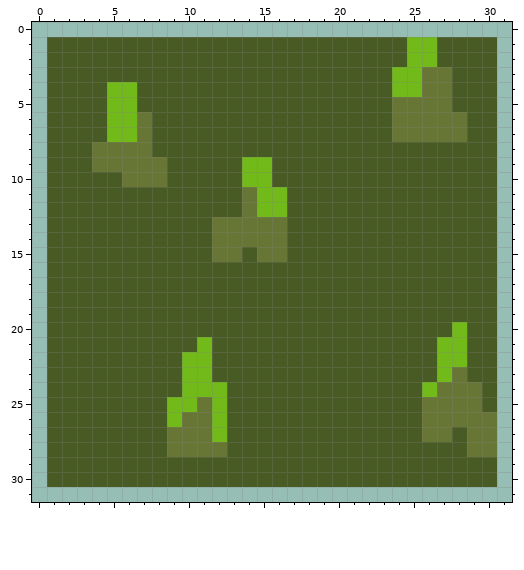
File history of a pixel-art sprite, Assets/Terrain/Garden.png. The picture above is the old version.
The file is 32x32 pixels.
The same view after the edit:
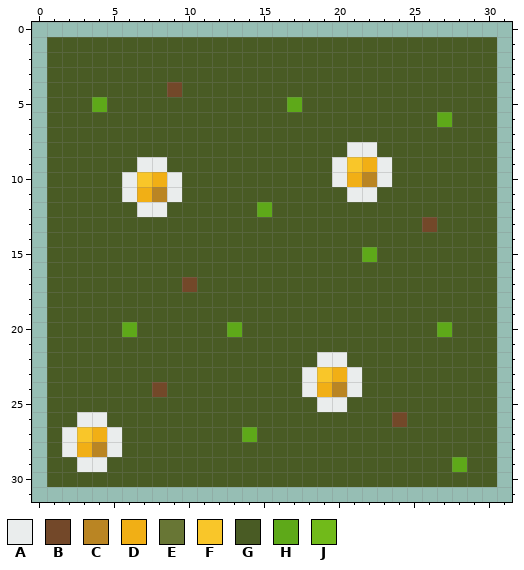
Palette (. is transparent): A #eaeded  B #734829  C #ba8523  D #f1af15  E #687635  F #f9c629  G #495b24  H #5ea919  J #71ba1a
Diff:
@@ x 0..31 @@
  0 ................................
- 1 .GGGGGGGGGGGGGGGGGGGGGGGGJJGGGG.
- 2 .GGGGGGGGGGGGGGGGGGGGGGGGJJGGGG.
- 3 .GGGGGGGGGGGGGGGGGGGGGGGJJEEGGG.
- 4 .GGGGJJGGGGGGGGGGGGGGGGGJJEEGGG.
- 5 .GGGGJJGGGGGGGGGGGGGGGGGEEEEGGG.
- 6 .GGGGJJEGGGGGGGGGGGGGGGGEEEEEGG.
- 7 .GGGGJJEGGGGGGGGGGGGGGGGEEEEEGG.
- 8 .GGGEEEEGGGGGGGGGGGGGGGGGGGGGGG.
- 9 .GGGEEEEEGGGGGJJGGGGGGGGGGGGGGG.
-10 .GGGGGEEEGGGGGJJGGGGGGGGGGGGGGG.
-11 .GGGGGGGGGGGGGEJJGGGGGGGGGGGGGG.
-12 .GGGGGGGGGGGGGEJJGGGGGGGGGGGGGG.
-13 .GGGGGGGGGGGEEEEEGGGGGGGGGGGGGG.
-14 .GGGGGGGGGGGEEEEEGGGGGGGGGGGGGG.
-15 .GGGGGGGGGGGEEGEEGGGGGGGGGGGGGG.
+ 1 .GGGGGGGGGGGGGGGGGGGGGGGGGGGGGG.
+ 2 .GGGGGGGGGGGGGGGGGGGGGGGGGGGGGG.
+ 3 .GGGGGGGGGGGGGGGGGGGGGGGGGGGGGG.
+ 4 .GGGGGGGGBGGGGGGGGGGGGGGGGGGGGG.
+ 5 .GGGHGGGGGGGGGGGGHGGGGGGGGGGGGG.
+ 6 .GGGGGGGGGGGGGGGGGGGGGGGGGGHGGG.
+ 7 .GGGGGGGGGGGGGGGGGGGGGGGGGGGGGG.
+ 8 .GGGGGGGGGGGGGGGGGGGGAAGGGGGGGG.
+ 9 .GGGGGGAAGGGGGGGGGGGAFDAGGGGGGG.
+10 .GGGGGAFDAGGGGGGGGGGADCAGGGGGGG.
+11 .GGGGGADCAGGGGGGGGGGGAAGGGGGGGG.
+12 .GGGGGGAAGGGGGGHGGGGGGGGGGGGGGG.
+13 .GGGGGGGGGGGGGGGGGGGGGGGGGBGGGG.
+14 .GGGGGGGGGGGGGGGGGGGGGGGGGGGGGG.
+15 .GGGGGGGGGGGGGGGGGGGGGHGGGGGGGG.
 16 .GGGGGGGGGGGGGGGGGGGGGGGGGGGGGG.
-17 .GGGGGGGGGGGGGGGGGGGGGGGGGGGGGG.
+17 .GGGGGGGGGBGGGGGGGGGGGGGGGGGGGG.
 18 .GGGGGGGGGGGGGGGGGGGGGGGGGGGGGG.
 19 .GGGGGGGGGGGGGGGGGGGGGGGGGGGGGG.
-20 .GGGGGGGGGGGGGGGGGGGGGGGGGGGJGG.
-21 .GGGGGGGGGGJGGGGGGGGGGGGGGGJJGG.
-22 .GGGGGGGGGJJGGGGGGGGGGGGGGGJJGG.
-23 .GGGGGGGGGJJGGGGGGGGGGGGGGGJEGG.
-24 .GGGGGGGGGJJJGGGGGGGGGGGGGJEEEG.
-25 .GGGGGGGGJJEJGGGGGGGGGGGGGEEEEG.
-26 .GGGGGGGGJEEJGGGGGGGGGGGGGEEEEE.
-27 .GGGGGGGGEEEJGGGGGGGGGGGGGEEGEE.
-28 .GGGGGGGGEEEEGGGGGGGGGGGGGGGGEE.
-29 .GGGGGGGGGGGGGGGGGGGGGGGGGGGGGG.
+20 .GGGGGHGGGGGGHGGGGGGGGGGGGGHGGG.
+21 .GGGGGGGGGGGGGGGGGGGGGGGGGGGGGG.
+22 .GGGGGGGGGGGGGGGGGGAAGGGGGGGGGG.
+23 .GGGGGGGGGGGGGGGGGAFDAGGGGGGGGG.
+24 .GGGGGGGBGGGGGGGGGADCAGGGGGGGGG.
+25 .GGGGGGGGGGGGGGGGGGAAGGGGGGGGGG.
+26 .GGAAGGGGGGGGGGGGGGGGGGGBGGGGGG.
+27 .GAFDAGGGGGGGGHGGGGGGGGGGGGGGGG.
+28 .GADCAGGGGGGGGGGGGGGGGGGGGGGGGG.
+29 .GGAAGGGGGGGGGGGGGGGGGGGGGGGHGG.
 30 .GGGGGGGGGGGGGGGGGGGGGGGGGGGGGG.
Where, in picture pixels (left, top, right, bottom), the same in both pictures:
changed: (62, 37, 497, 472)
